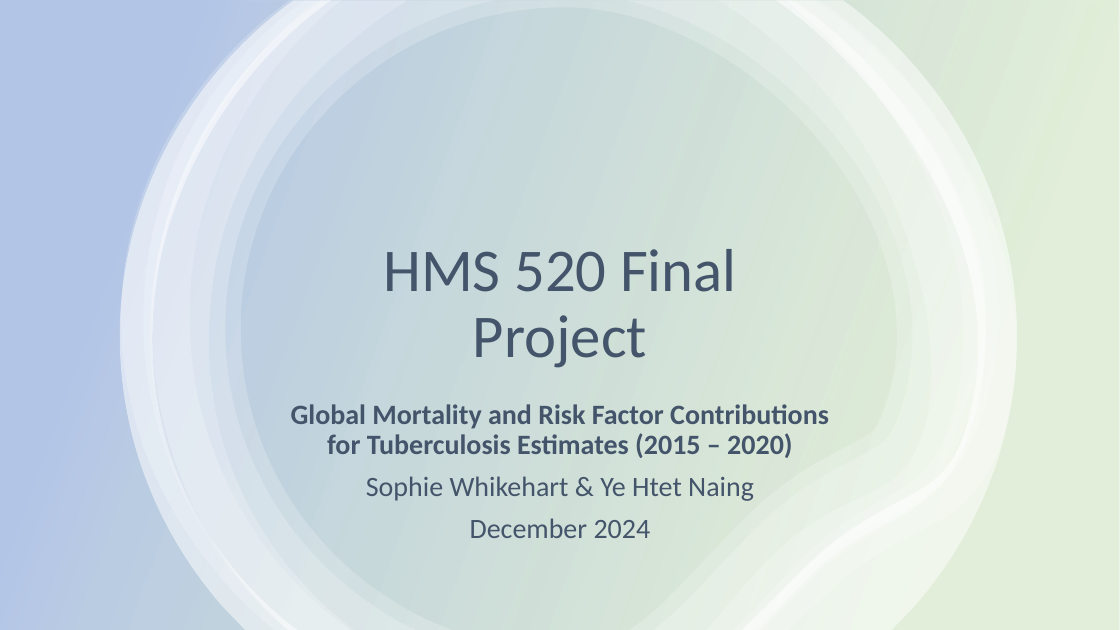
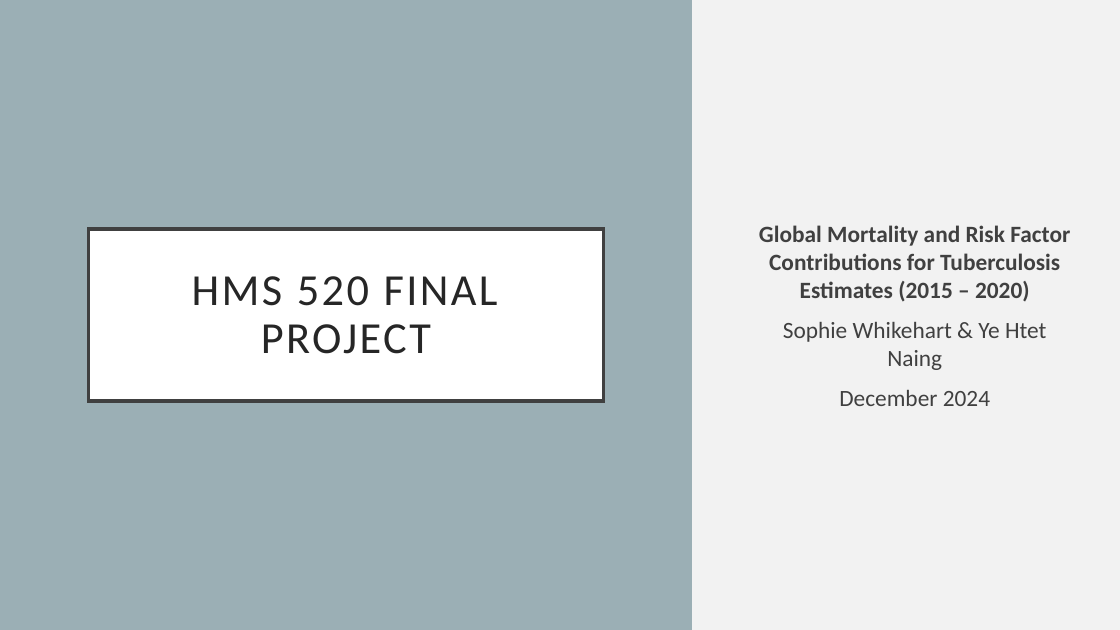
Before and after one commit to smwhikeh/HMS_520_Final_Project_TB, a slide deck: slide 1 of HMS_520_Final_Presentation_Whikehart_Naing.pptx. Drawn at 1120x630 pixels with LibreOffice and Linux fonts; fonts in the diff are those of the drawing. Boxes give left, top, right and bottom in pixels: in the first picture for what was removed or moved away, otherwise in the second. Text is boxed around its words. In the diff, an @@ line names an element or a change of style, - is before the commit and + after.

```diff
--- a/HMS_520_Final_Presentation_Whikehart_Naing.pptx
+++ b/HMS_520_Final_Presentation_Whikehart_Naing.pptx
@@ background #FFFFFF to #9BAFB5 @@
@@ group removed at bbox=[120, 0, 1017, 630]: 6 freeform shapes @@
@@ rectangle: place and size @@
-rectangle at bbox=[0, 0, 1120, 630]
+rectangle at bbox=[692, 0, 1120, 630]
@@ rectangle at bbox=[692, 0, 1120, 630]: fill gradient #70AD47 to #4472C4 to #F2F2F2 @@
@@ subtitle "Global Mortality and Risk Factor ...": place and size @@
-subtitle "Global Mortality and Risk Factor ..." at bbox=[291, 404, 829, 538]
+subtitle "Global Mortality and Risk Factor ..." at bbox=[759, 225, 1070, 406]
@@ subtitle "Global Mortality and Risk Factor ..." at bbox=[759, 225, 1070, 406]: size 24 to 20 pt, text colour #44546A to #404040; line spacing 0.9 to 1; vertical alignment top to middle @@
@@ title "HMS 520 FINAL PROJECT": place and size @@
-title "HMS 520 FINAL PROJECT" at bbox=[383, 249, 737, 368]
+title "HMS 520 FINAL PROJECT" at bbox=[89, 229, 604, 401]
@@ title "HMS 520 FINAL PROJECT" at bbox=[89, 229, 604, 401]: vertical alignment bottom to middle; fill none to #FFFFFF; outline none to #404040 3 pt @@
@@ title at bbox=[192, 276, 498, 354]: text changed; size 52 to 38 pt; text colour #44546A to #262626 @@
-HMS 520 Final Project
+HMS 520 FINAL PROJECT
```
Also in this commit, not shown: 16 other slides changed, 2 slides added, 1 slide removed, 5 other files.
